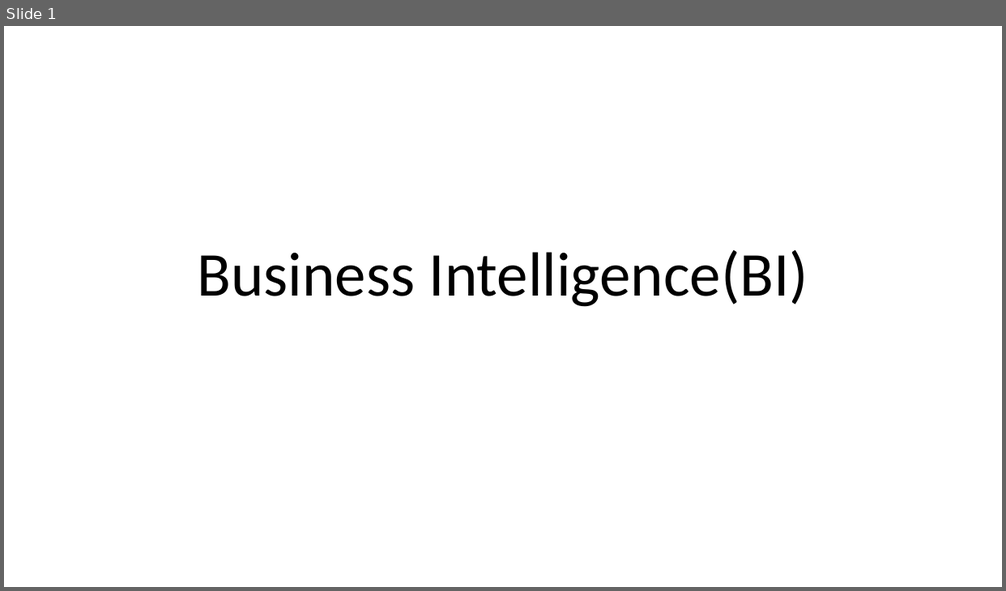
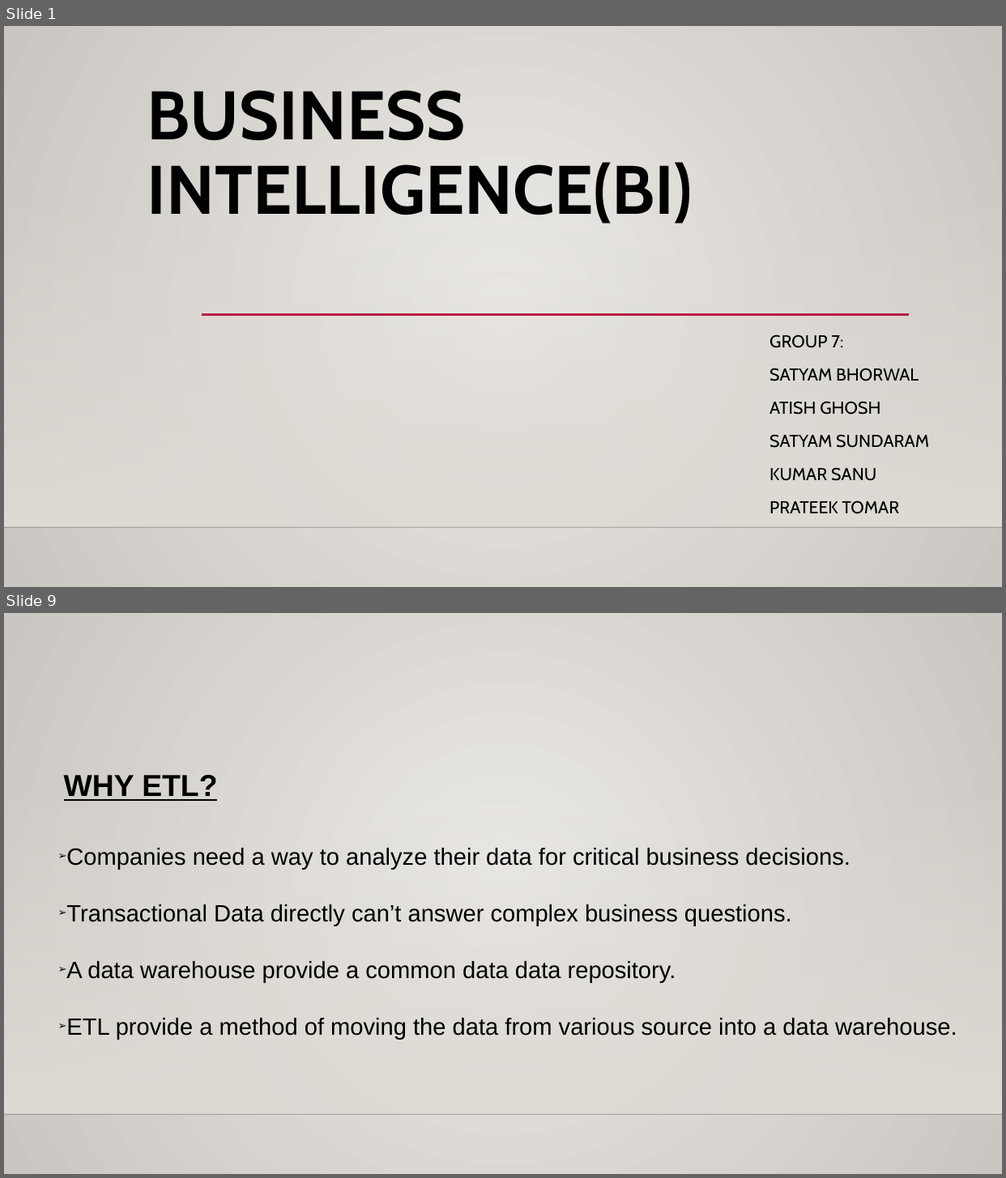
Before and after one commit to tomarprateek/ujl, a slide deck: Business Intelligence(BI).pptx. Shown one above the other, each under a label of ours: slide 1 before the commit, slides 1 and 9 after it; the slides between them are not shown. The pictures are 1006x591 and 1006x1178 pixels, drawn with LibreOffice and Linux fonts; fonts in the diff are those of the drawing; background and template pictures are left out. Boxes give left, top, right and bottom in pixels: in the first picture for what was removed or moved away, otherwise in the second. Text is boxed around its words. In the diff, an @@ line names an element or a change of style, - is before the commit and + after.

```diff
--- a/Business Intelligence(BI).pptx
+++ b/Business Intelligence(BI).pptx
@@ slide 9 added at [4, 613, 1002, 1174], background gradient #ECEAE7 to #CAC7C1; not listed: 2 template elements that a slide beside it also shows @@
@@ text added at [64, 775, 217, 801], 29 pt, text #000000, bold, underline @@
+WHY ETL?
@@ text added at [66, 848, 957, 1040], 22.7 pt, text #000000 @@
+➢ Companies need a way to analyze their data for critical business decisions.
+➢ Transactional Data directly can’t answer complex business questions.
+➢ A data warehouse provide a common data data repository.
+➢ ETL provide a method of moving the data from various source into a data warehouse.
@@ slide 1 changed as well @@
@@ background #FFFFFF to gradient #ECEAE7 to #CAC7C1 @@
@@ title at [147, 90, 692, 224]: text changed; size 60 to 66 pt; font Calibri to Cabin; bold on @@
-Business Intelligence(BI)
+BUSINESS INTELLIGENCE(BI)
@@ rectangle added at [4, 191, 1002, 527], fill gradient #DFDBD5 @@
@@ line added from (202, 315) to (909, 315), #B71E42 2.5 pt @@
@@ subtitle added at [769, 335, 929, 514], 16.6 pt, text #000000 @@
+GROUP 7:
+SATYAM BHORWAL
+ATISH GHOSH
+SATYAM SUNDARAM
+KUMAR SANU
+PRATEEK TOMAR
@@ line added from (4, 527) to (1002, 527), #000001 1 pt @@
```
Also in this commit, not shown: 4 other slides changed, 24 other slides added, 1 slide removed.
